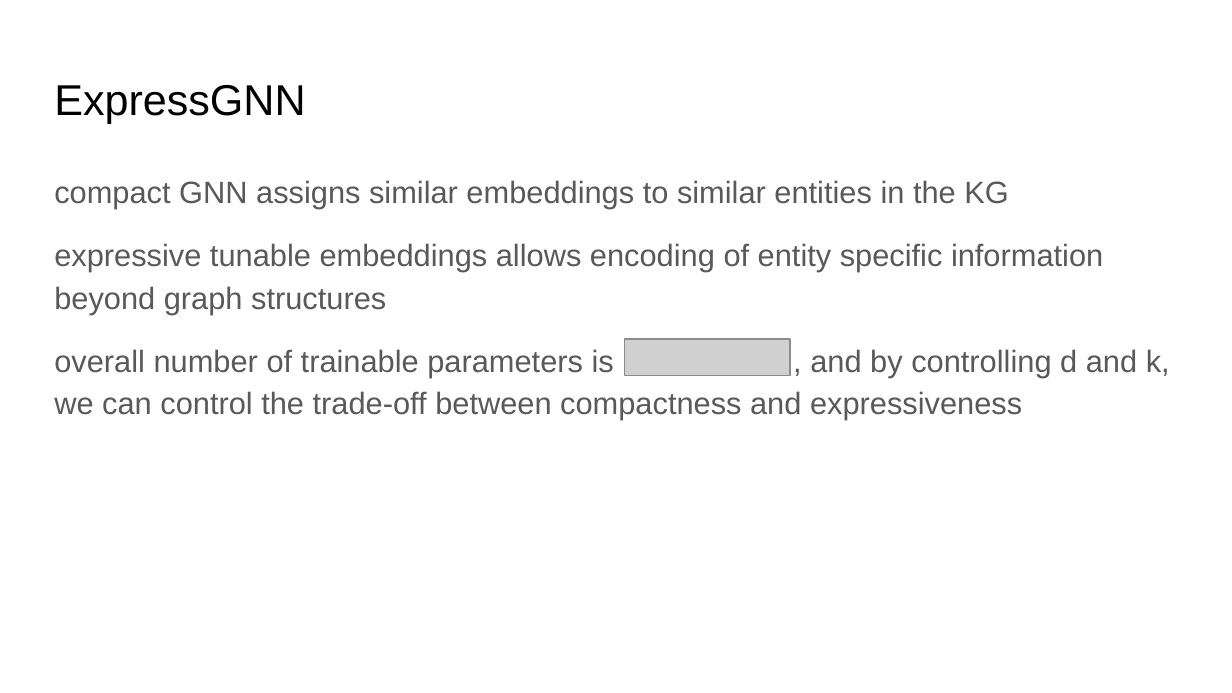
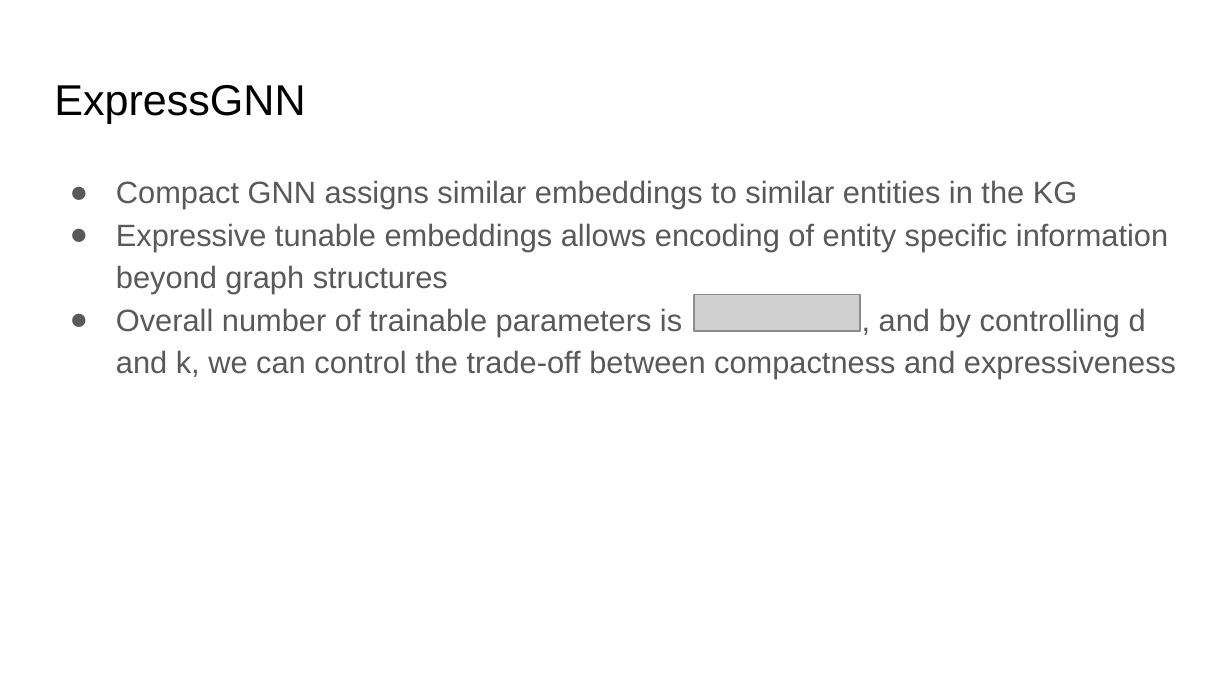
Before and after one commit to yichousun/Winter2021_CS249_GNN, a slide deck: slide 27 of Paper_Presentation/Knowledge_Graph/Efficient_Probabilistic_Logic_Reasoning_with_Graph_Neural_Networks/presentation/cs249 presentation.pptx (slide 23 before the commit). Drawn at 1232x693 pixels with LibreOffice and Linux fonts; fonts in the diff are those of the drawing; grey boxes stand for pictures. Boxes give left, top, right and bottom in pixels: in the first picture for what was removed or moved away, otherwise in the second. Text is boxed around its words. In the diff, an @@ line names an element or a change of style, - is before the commit and + after.

```diff
--- a/Paper_Presentation/Knowledge_Graph/Efficient_Probabilistic_Logic_Reasoning_with_Graph_Neural_Networks/presentation/cs249 presentation.pptx
+++ b/Paper_Presentation/Knowledge_Graph/Efficient_Probabilistic_Logic_Reasoning_with_Graph_Neural_Networks/presentation/cs249 presentation.pptx
@@ text at [116, 180, 1176, 379]: text changed @@
-compact GNN assigns similar embeddings to similar entities in the KG
-expressive tunable embeddings allows encoding of entity specific information beyond graph structures
-overall number of trainable parameters is , and by controlling d and k, we can control the trade-off between compactness and expressiveness
+● Compact GNN assigns similar embeddings to similar entities in the KG
+● Expressive tunable embeddings allows encoding of entity specific information beyond graph structures
+● Overall number of trainable parameters is , and by controlling d and k, we can control the trade-off between compactness and expressiveness
@@ picture: place and size @@
-picture at [625, 339, 791, 376]
+picture at [694, 294, 860, 331]
```
Also in this commit, not shown: 17 other slides changed, 11 slides added, 4 slides removed, 1 other file.
